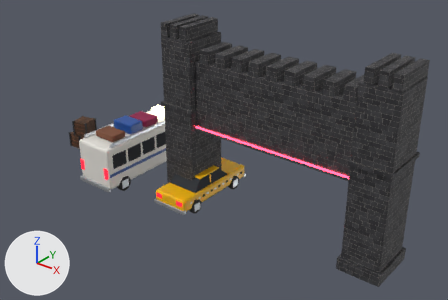
An edit to the Blender file Blender/source/vehicles.blend, drawn before and after from the same camera.
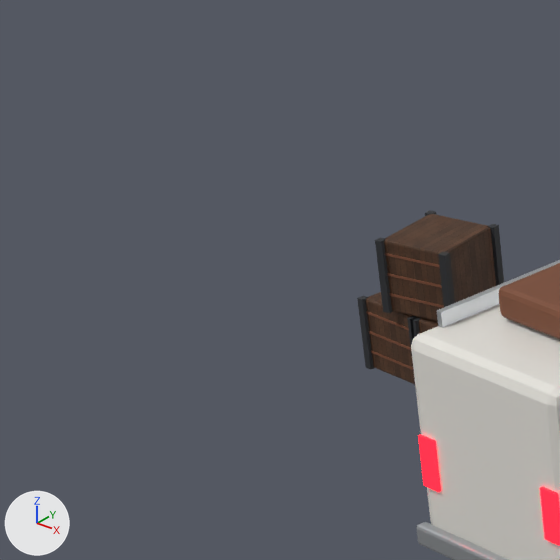
There are two pictures of each version: one whole from a 50 mm lens placed at (12.21, -18.66, 14.22), pointed at (-3.43, 0.89, 2.1), one close up on the part from 0% to 24% of the width and 25% to 61% of the height. Every picture has the same lights, and +X, +Y and +Z are marked at lower left. The last two pictures show the newer version.

The older version as bpy lines, for what is in view:
```python
ob_crate_1 = bpy.data.objects.new('Crate_1', me_crate_1)
ob_crate_1.location = (-12.41, 0.0, 0.0)
ob_crate_2 = bpy.data.objects.new('Crate_2', me_crate_2)
ob_crate_2.location = (-12.0, 0.0, 0.8)
ob_crate_2.rotation_euler = (0.0, 0.0, 0.209)  # degrees (0, 0, 12)
ob_minibus = bpy.data.objects.new('Minibus', me_minibus)
ob_minibus.location = (-8.0, 0.0, 0.0)
```
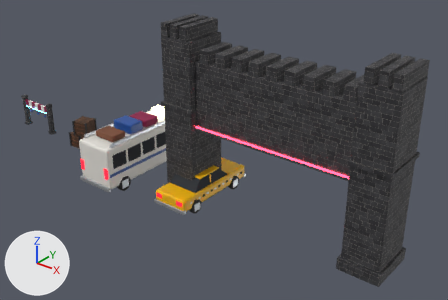
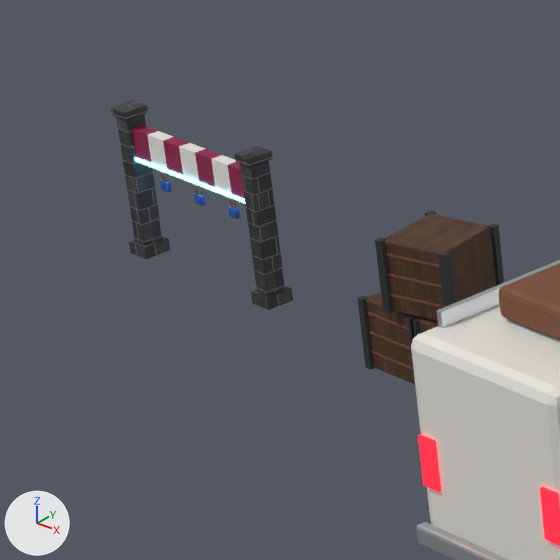
Pixel boxes [x1, y1, x2, y2] of what changed, in the close-ups (560 x 560 px):
'SlideBar', added: after [111, 100, 293, 310]
    faces in mat_t_basalt (picture img_basalt_png): [116, 114, 285, 296]
    faces in mat_t_trim (picture img_basalt_png): [111, 100, 293, 310]
    faces in mat_t_paintred (red #8e1748): [132, 125, 244, 199]
    faces in mat_t_white (white #e9e6df): [147, 131, 236, 194]
    faces in mat_t_neon (cyan #55cfff, glowing cyan #55cfff): [135, 157, 245, 203]

The edits, one by one:
Mesh me_slidebar is new.
It has 504 vertices, 462 faces and spans x -1.22..1.22, y -0.16..0.16, z 0.0..1.72.
Faces by material slot: [108, 120, 24, 18, 12, 18, 162].
It uses material mat_t_basalt (picture img_basalt_png).
It uses material mat_t_trim (picture img_basalt_png).
It uses material mat_t_paintred (red #8e1748).
It uses material mat_t_white (white #e9e6df).
It uses material mat_t_neon (cyan #55cfff, glowing cyan #55cfff).
It uses material mat_t_rust (brown #7a4a32).
It uses material mat_t_blue (blue #1f4e9c).
Object 'SlideBar' (ob_slidebar) is new; it shows me_slidebar.
Its location is (-16.0, 0.0, 0.0).
